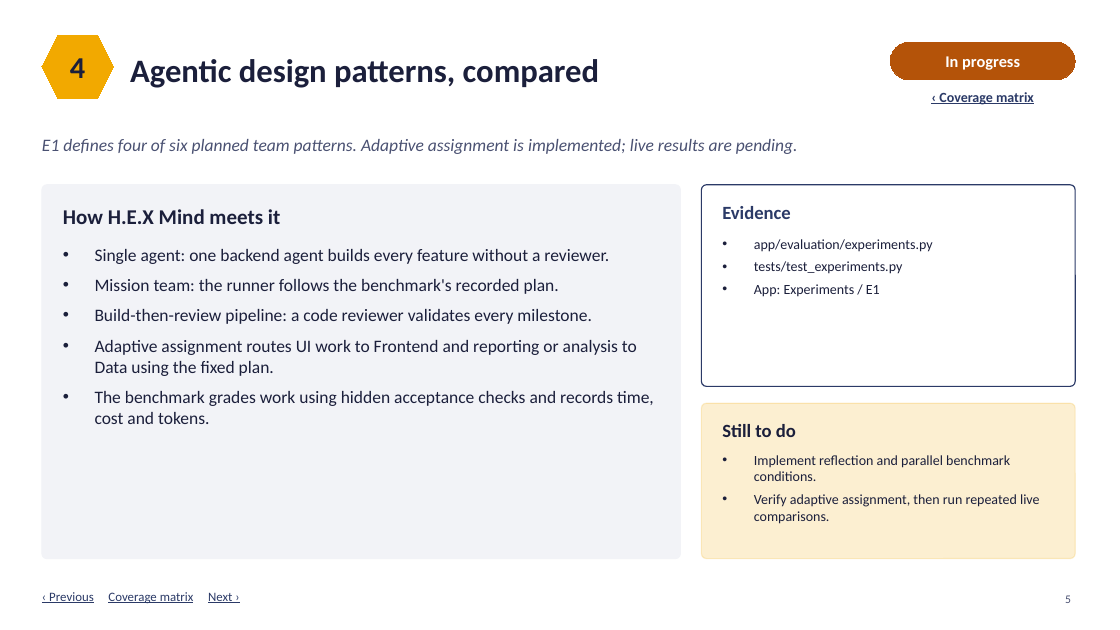
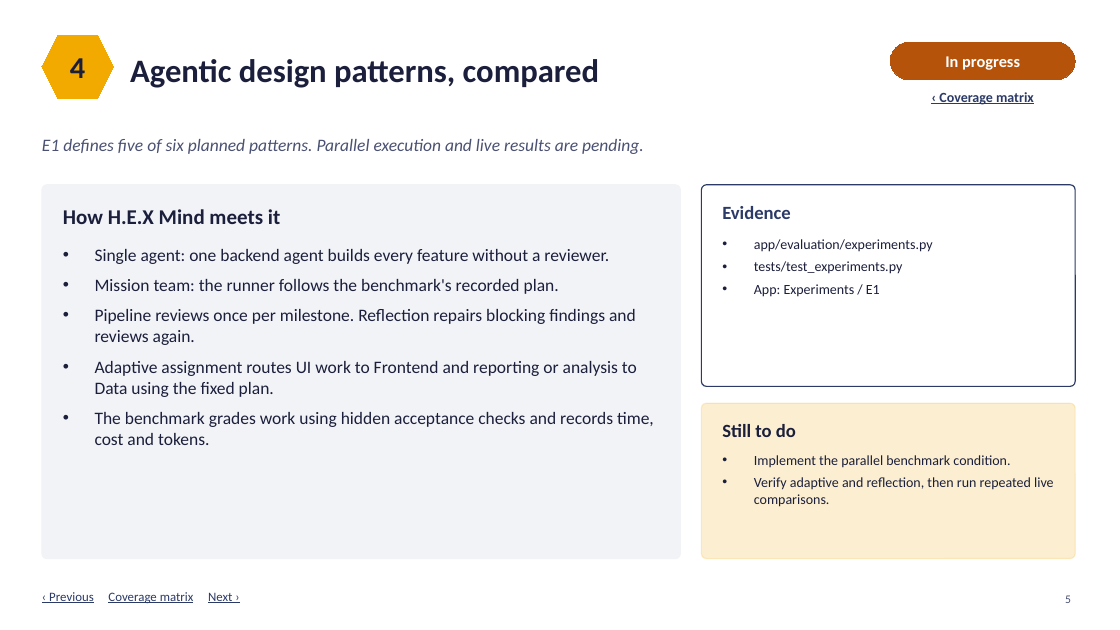
Before and after one commit to Cykikz/HEX, a slide deck: slide 5 of HEX_Mind_Requirements_Coverage_v2.pptx. Drawn at 1120x630 pixels with LibreOffice and Linux fonts; fonts in the diff are those of the drawing. Boxes give left, top, right and bottom in pixels: in the first picture for what was removed or moved away, otherwise in the second. Text is boxed around its words. In the diff, an @@ line names an element or a change of style, - is before the commit and + after.

Commit message:
Add bounded reflection to the E1 benchmark

```diff
--- a/HEX_Mind_Requirements_Coverage_v2.pptx
+++ b/HEX_Mind_Requirements_Coverage_v2.pptx
@@ text at (42,139,644,154): text changed @@
-E1 defines four of six planned team patterns. Adaptive assignment is implemented; live results are pending.
+E1 defines five of six planned patterns. Parallel execution and live results are pending.
@@ text at (95,309,636,345): text changed @@
-• Build-then-review pipeline: a code reviewer validates every milestone.
+• Pipeline reviews once per milestone. Reflection repairs blocking findings and reviews again.
@@ text at (754,455,1054,507): text changed @@
-• Implement reflection and parallel benchmark conditions.
-• Verify adaptive assignment, then run repeated live comparisons.
+• Implement the parallel benchmark condition.
+• Verify adaptive and reflection, then run repeated live comparisons.
```
Also in this commit, not shown: 2 other slides changed, 4 other files.
